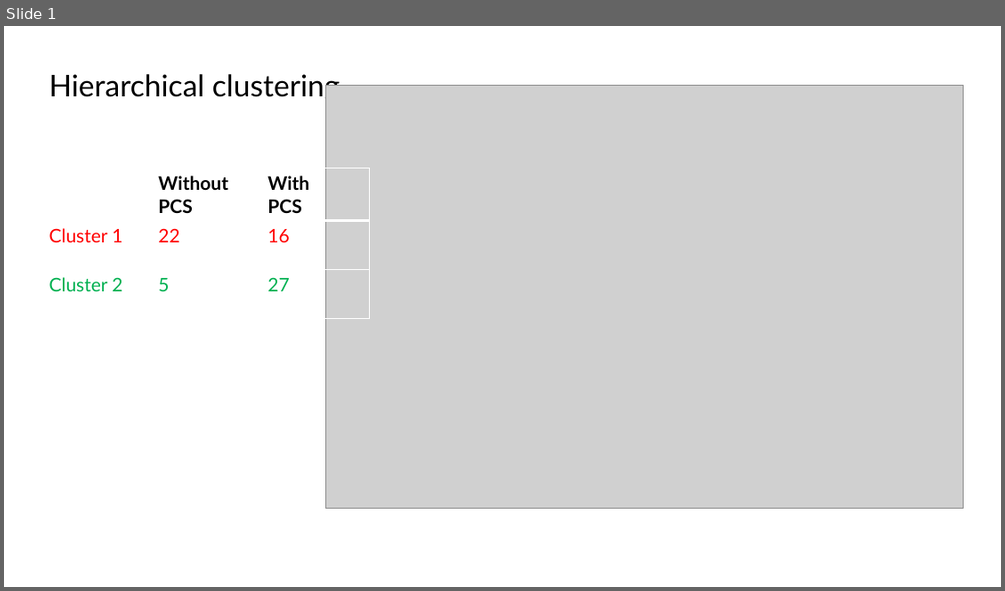
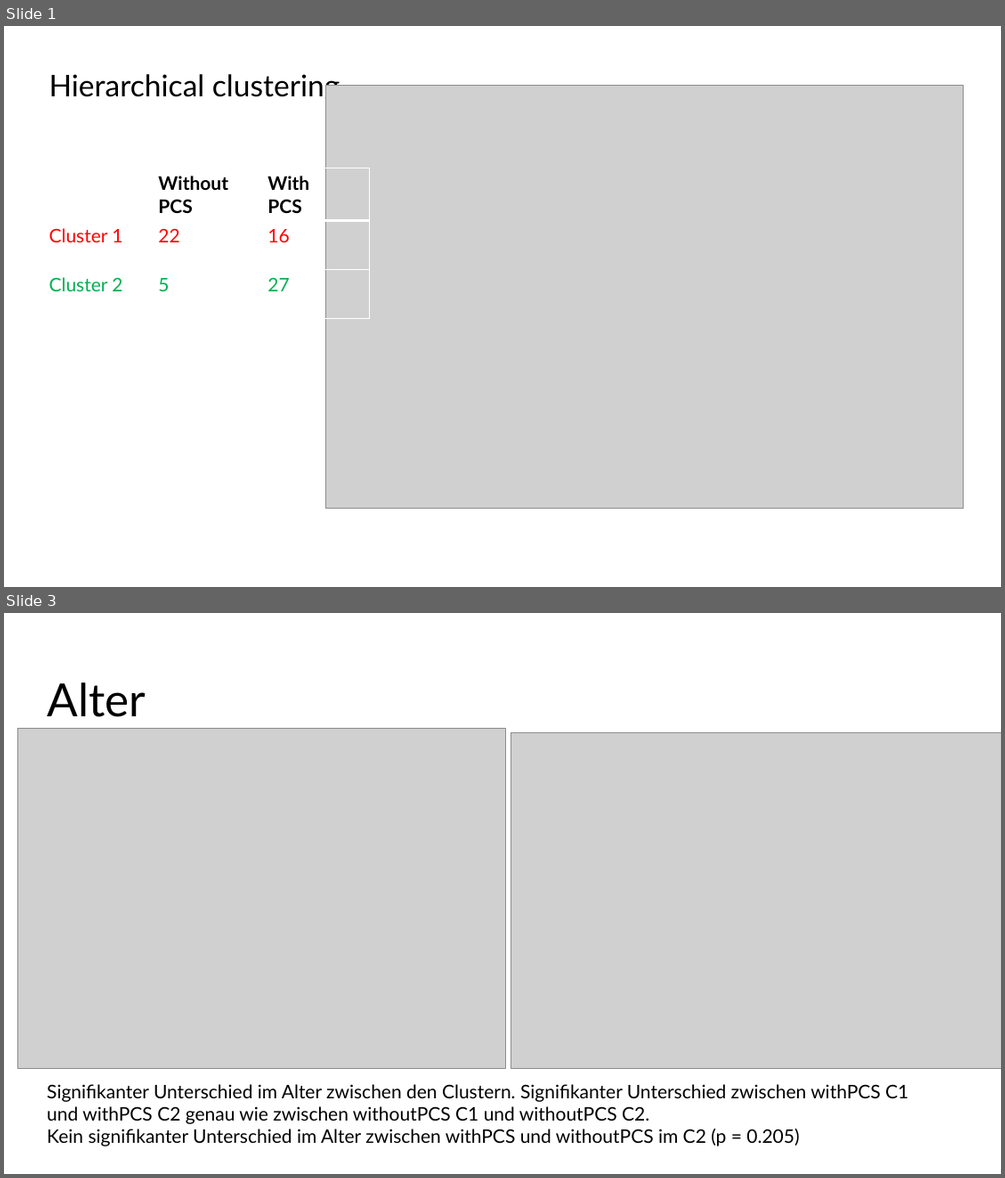
Before and after one commit to JankaMarlene/masters_thesis, a slide deck: presentations/EPOC1804.pptx. Shown one above the other, each under a label of ours: slide 1 before the commit, slides 1 and 3 after it; the slides between them are not shown. The pictures are 1005x591 and 1005x1178 pixels, drawn with LibreOffice and Linux fonts; fonts in the diff are those of the drawing; grey boxes stand for pictures. Boxes give left, top, right and bottom in pixels: in the first picture for what was removed or moved away, otherwise in the second. Text is boxed around its words. In the diff, an @@ line names an element or a change of style, - is before the commit and + after.

```diff
--- a/presentations/EPOC1804.pptx
+++ b/presentations/EPOC1804.pptx
@@ slide 3 added at [4, 613, 1001, 1174], background #FFFFFF @@
@@ title added at [47, 682, 146, 717], 44 pt, text #000000 @@
+Alter
@@ picture added at [17, 728, 506, 1070] @@
@@ picture added at [511, 732, 1001, 1070] @@
@@ text added at [47, 1084, 908, 1146], 18 pt, text #000000 @@
+Signifikanter Unterschied im Alter zwischen den Clustern. Signifikanter Unterschied zwischen withPCS C1 und withPCS C2 genau wie zwischen withoutPCS C1 und withoutPCS C2.
+Kein signifikanter Unterschied im Alter zwischen withPCS und withoutPCS im C2 (p = 0.205)
```
Also in this commit, not shown: 3 slides changed, 1 slide removed.
